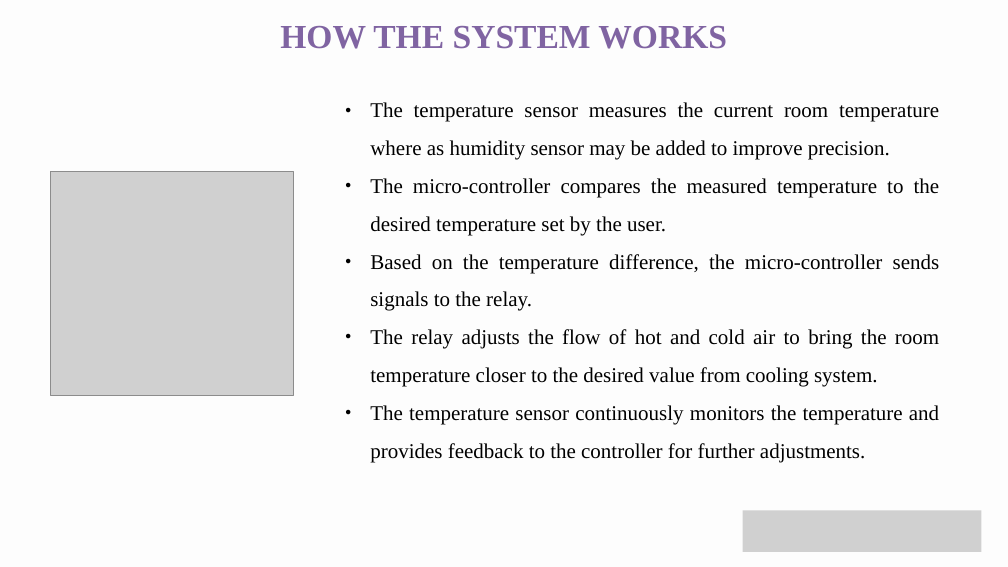
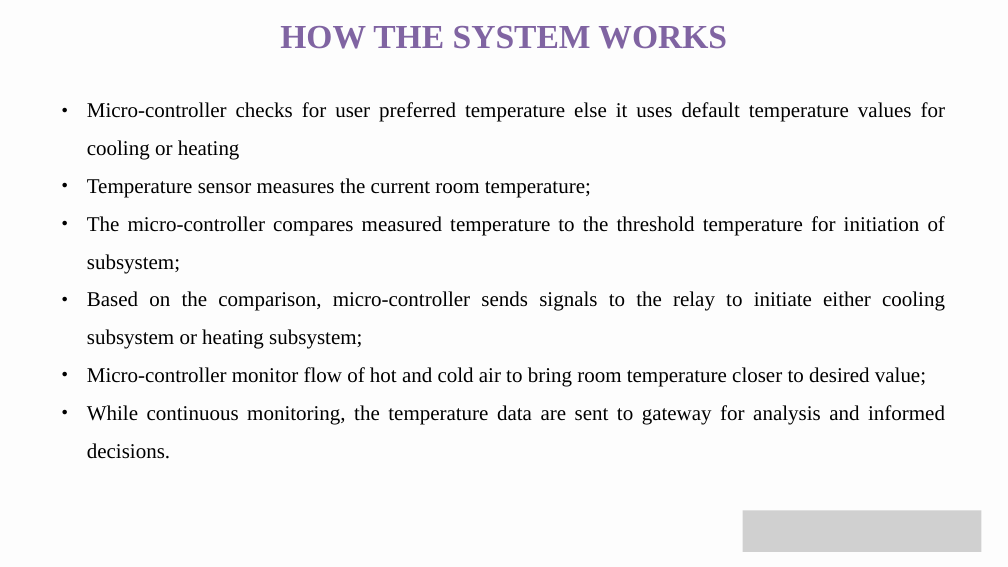
Before and after one commit to arc1o1/Automated_Temperature_Control_System, a slide deck: slide 19 of 02_documentation/Automated_Temperature_Control_System_GIP_Project_Implementation_Presentation.pptx (slide 13 before the commit). Drawn at 1008x567 pixels with LibreOffice and Linux fonts; fonts in the diff are those of the drawing; grey boxes stand for pictures. Boxes give left, top, right and bottom in pixels: in the first picture for what was removed or moved away, otherwise in the second. Text is boxed around its words. In the diff, an @@ line names an element or a change of style, - is before the commit and + after.

```diff
--- a/02_documentation/Automated_Temperature_Control_System_GIP_Project_Implementation_Presentation.pptx
+++ b/02_documentation/Automated_Temperature_Control_System_GIP_Project_Implementation_Presentation.pptx
@@ text at [87, 102, 945, 459]: text changed @@
-● The temperature sensor measures the current room temperature where as humidity sensor may be added to improve precision.
-● The micro-controller compares the measured temperature to the desired temperature set by the user.
-● Based on the temperature difference, the micro-controller sends signals to the relay.
-● The relay adjusts the flow of hot and cold air to bring the room temperature closer to the desired value from cooling system.
-● The temperature sensor continuously monitors the temperature and provides feedback to the controller for further adjustments.
+● Micro-controller checks for user preferred temperature else it uses default temperature values for cooling or heating
+● Temperature sensor measures the current room temperature;
+● The micro-controller compares measured temperature to the threshold temperature for initiation of subsystem;
+● Based on the comparison, micro-controller sends signals to the relay to initiate either cooling subsystem or heating subsystem;
+● Micro-controller monitor flow of hot and cold air to bring room temperature closer to desired value;
+● While continuous monitoring, the temperature data are sent to gateway for analysis and informed decisions.
@@ picture removed at [50, 171, 293, 395] @@
```
Also in this commit, not shown: 7 other slides changed, 12 slides added, 7 slides removed, 4 other files.
